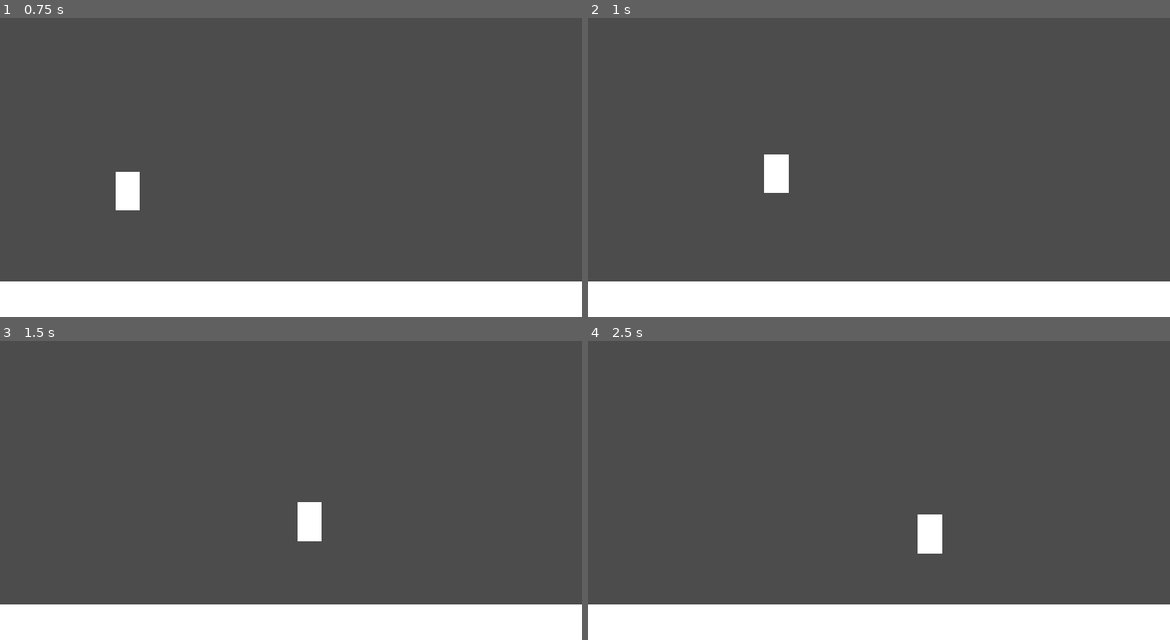
Above: before the commit, frames 1-4 (two rows, left to right).
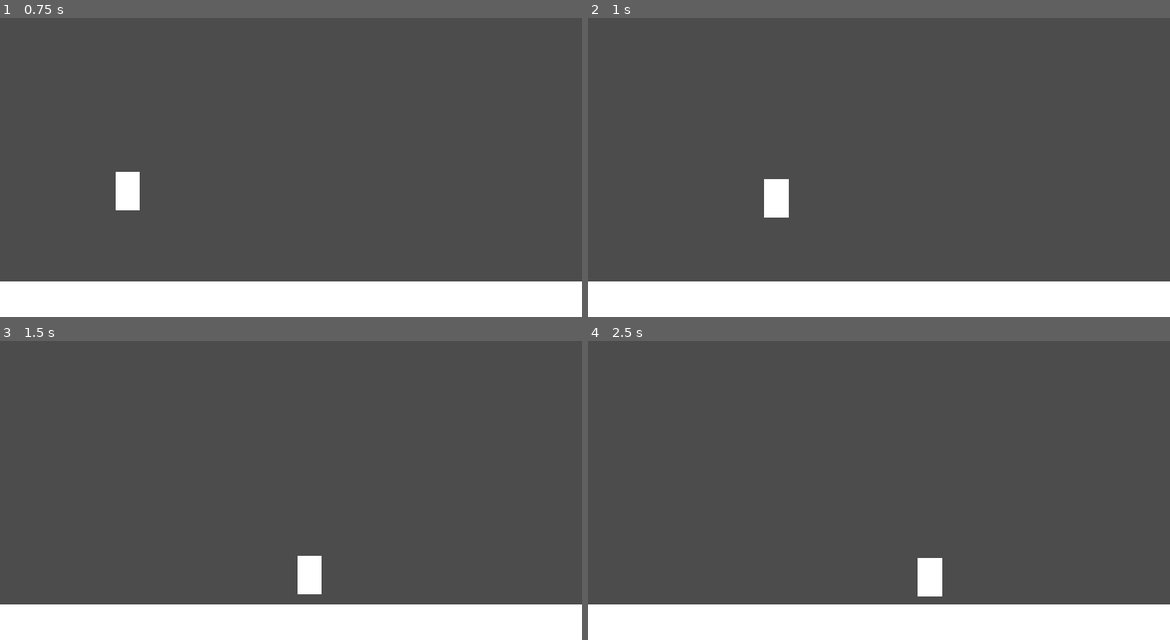
Above: after the commit, the same moments.

Repository: pigdevstudio/kitchen-tales
Game: Godot game, scene res://levels/Playground.tscn
Two runs of this game, one before a commit and one after it. Both use one fixed random seed, a clock stepped at 60 frames per second and the inputs below. The project has no main scene, so this scene is started directly.
Inputs:
- Up to frame 1 (0.75 s): hold D (walk_right) from 0.53 s (still down); tap Shift (dash) at 0.6 s
- Up to frame 2 (1 s): keep holding D (walk_right); tap Space (jump) at 0.77, 0.8 s
- Up to frame 3 (1.5 s): keep holding D (walk_right); tap Space (jump) at 1.07, 1.35 s
- Up to frame 4 (2.5 s): tap Space (jump) at 1.52, 1.82, 2.3 s; tap Shift (dash) at 1.55, 2.1 s; release D (walk_right) at 2.03 s; hold A (walk_left) from 2.03 s (still down)

Frame 1 is identical in both runs. In frame 2, 0.7% of the frame differs, in the area x 30-35%, y 45-67%; in frame 3, 1.1%; in frame 4, 1.1%, in the area x 56-61%, y 58-86%.

Commit message:
Add ActionBus to handle Action Input Events
Tranfered the responsability of handling inputs to the ActionBus class. Also made minor changes to the physics and removed the MovementStrategy class, which responsibility can be achieved with the ActionBus

Diff:
--- /dev/null
+++ b/source/actors/ActionBus.gd
@@ -0,0 +1,61 @@
+extends Node
+
+"""
+Manages and signalize Action input events
+"""
+
+signal dash_released
+signal dash_pressed
+signal jump_pressed
+signal jump_released
+signal walk_pressed(direction)
+signal walk_released
+
+export (String) var jump = "jump"
+export (String) var dash = "dash"
+export (String) var walk_left = "walk_left"
+export (String) var walk_right = "walk_right"
+
+func _unhandled_input(event):
+	if not event.is_action_type():
+		return
+
+	if event.is_action(jump):
+		handle_jump_action(event)
+
+	if event.is_action(walk_left) or event.is_action(walk_right):
+		handle_walk_action(event)
+
+	if event.is_action(dash):
+		handle_dash_action(event)
+
+
+func handle_dash_action(event):
+	if event.is_action_pressed(dash):
+		emit_signal("dash_pressed")
+	elif event.is_action_released(dash):
+		emit_signal("dash_released")
+
+
+func handle_jump_action(event):
+	if event.is_action_pressed(jump):
+		emit_signal("jump_pressed")
+	elif event.is_action_released(jump):
+		emit_signal("jump_released")
+
+
+func handle_walk_action(event):
+	if event.is_action_pressed(walk_left):
+		emit_signal("walk_pressed", -1)
+	elif event.is_action_pressed(walk_right):
+		emit_signal("walk_pressed", 1)
+	elif event.is_action_released(walk_left):
+		if not Input.is_action_pressed(walk_right):
+			emit_signal("walk_released")
+		else:
+			emit_signal("walk_pressed", 1)
+	elif event.is_action_released(walk_right):
+		if not Input.is_action_pressed(walk_left):
+			emit_signal("walk_released")
+		else:
+			emit_signal("walk_pressed", -1)
--- a/source/actors/Dash.gd
+++ b/source/actors/Dash.gd
@@ -2,7 +2,6 @@
 
 signal finished
 
-export (String) var action = "dash"
 export (float) var distance = 300.0
 
 var initial_position = Vector2(0, 0)
@@ -18,3 +17,4 @@
 		if (initial_position.distance_to(kinematic_body2d.position)
 				> distance):
 			emit_signal("finished")
+			set_physics_process(false)
--- a/source/actors/Gravity.gd
+++ b/source/actors/Gravity.gd
@@ -5,6 +5,5 @@
 
 func _physics_process(delta):
 	if kinematic_body2d.is_on_floor():
-		kinematic_body2d.velocity.y = 0
 		return
 	kinematic_body2d.velocity += (direction * strength) * delta
--- a/source/actors/Jump.gd
+++ b/source/actors/Jump.gd
@@ -12,12 +12,12 @@
 		_available_jumps = max_jumps
 
 
-func _unhandled_input(event):
-	if event.is_action_pressed(action):
-		apply()
-
-
 func apply():
 	if _available_jumps > 0:
 		kinematic_body2d.velocity.y = -strength
 		_available_jumps -= 1
+
+
+func cancel():
+	if kinematic_body2d.velocity.y < 0.0:
+		kinematic_body2d.velocity.y = 0.0
--- a/source/actors/MovementStrategy.gd
+++ /dev/null
@@ -1,27 +0,0 @@
-extends Node
-
-onready var walk = get_node("Walk")
-onready var dash = get_node("Dash")
-onready var current_strategy = walk setget set_current_strategy
-
-func _ready():
-	for strategy in get_children():
-		strategy.set_physics_process(false)
-	current_strategy.set_physics_process(true)
-
-
-func _unhandled_input(event):
-	if event.is_action_pressed(dash.action):
-		set_current_strategy(dash)
-	elif event.is_action_released(dash.action):
-		set_current_strategy(walk)
-
-
-func set_current_strategy(new_strategy):
-	current_strategy.set_physics_process(false)
-	current_strategy = new_strategy
-	current_strategy.set_physics_process(true)
-
-
-func _on_Dash_finished():
-	set_current_strategy(walk)
--- a/source/actors/PlatformActor.gd
+++ b/source/actors/PlatformActor.gd
@@ -5,4 +5,4 @@
 var velocity = Vector2(0, 0)
 
 func _physics_process(delta):
-	move_and_slide(velocity, FLOOR_NORMAL, true)
+	velocity = move_and_slide(velocity, FLOOR_NORMAL, true)
--- a/source/actors/PlatformActor.tscn
+++ b/source/actors/PlatformActor.tscn
@@ -4,7 +4,7 @@
 [ext_resource path="res://utility/Geometry2D.gd" type="Script" id=2]
 [ext_resource path="res://actors/Gravity.gd" type="Script" id=3]
 [ext_resource path="res://actors/Jump.gd" type="Script" id=4]
-[ext_resource path="res://actors/MovementStrategy.gd" type="Script" id=5]
+[ext_resource path="res://actors/ActionBus.gd" type="Script" id=5]
 [ext_resource path="res://actors/Walk.gd" type="Script" id=6]
 [ext_resource path="res://actors/Dash.gd" type="Script" id=7]
 
@@ -27,18 +27,26 @@
 [node name="Jump" type="Node" parent="."]
 script = ExtResource( 4 )
 
-[node name="MovementStrategy" type="Node" parent="."]
+[node name="ActionBus" type="Node" parent="."]
 script = ExtResource( 5 )
 
-[node name="Walk" type="Node" parent="MovementStrategy"]
+[node name="Walk" type="Node" parent="."]
 script = ExtResource( 6 )
-kinematic_body2d_path = NodePath("../..")
 speed = 800.0
 
-[node name="Dash" type="Node" parent="MovementStrategy"]
+[node name="Dash" type="Node" parent="."]
 script = ExtResource( 7 )
-kinematic_body2d_path = NodePath("../..")
 speed = 2400.0
 distance = 400.0
 
-[connection signal="finished" from="MovementStrategy/Dash" to="MovementStrategy" method="_on_Dash_finished"]
+[connection signal="dash_pressed" from="ActionBus" to="Walk" method="set_physics_process" binds= [ false ]]
+[connection signal="dash_pressed" from="ActionBus" to="Dash" method="set_physics_process" binds= [ true ]]
+[connection signal="dash_released" from="ActionBus" to="Walk" method="set_physics_process" binds= [ true ]]
+[connection signal="dash_released" from="ActionBus" to="Dash" method="set_physics_process" binds= [ false ]]
+[connection signal="jump_pressed" from="ActionBus" to="Jump" method="apply"]
+[connection signal="jump_released" from="ActionBus" to="Jump" method="cancel"]
+[connection signal="walk_pressed" from="ActionBus" to="Walk" method="set_movement_direction"]
+[connection signal="walk_pressed" from="ActionBus" to="Dash" method="set_movement_direction"]
+[connection signal="walk_released" from="ActionBus" to="Walk" method="stop"]
+[connection signal="finished" from="Dash" to="Walk" method="set_physics_process" binds= [ true ]]
+[connection signal="ready" from="Dash" to="Dash" method="set_physics_process" binds= [ false ]]
--- a/source/actors/Walk.gd
+++ b/source/actors/Walk.gd
@@ -1,10 +1,15 @@
 extends "res://actors/PlatformPhysics.gd"
 
-export (String) var action_left = "walk_left"
-export (String) var action_right = "walk_right"
 export (float) var speed = 400.0
+var movement_direction = 0 setget set_movement_direction
 
 func _physics_process(delta):
-	var movement_direction = (-int(Input.is_action_pressed(action_left))
-			+ int(Input.is_action_pressed(action_right)))
 	kinematic_body2d.velocity.x = movement_direction * speed
+
+
+func set_movement_direction(new_direction):
+	movement_direction = new_direction
+
+
+func stop():
+	movement_direction = 0
